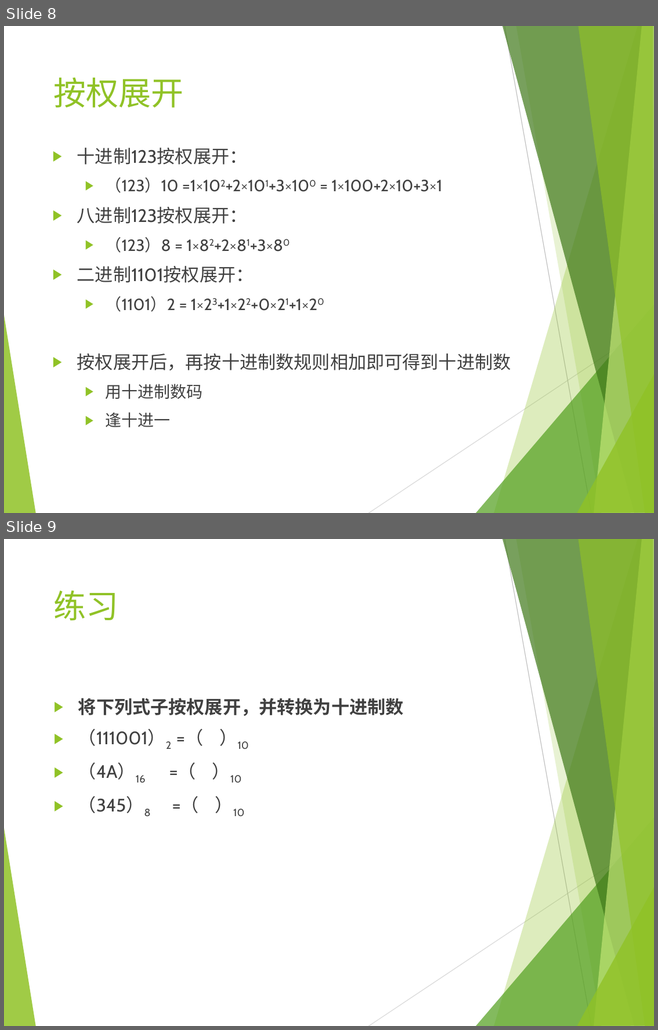
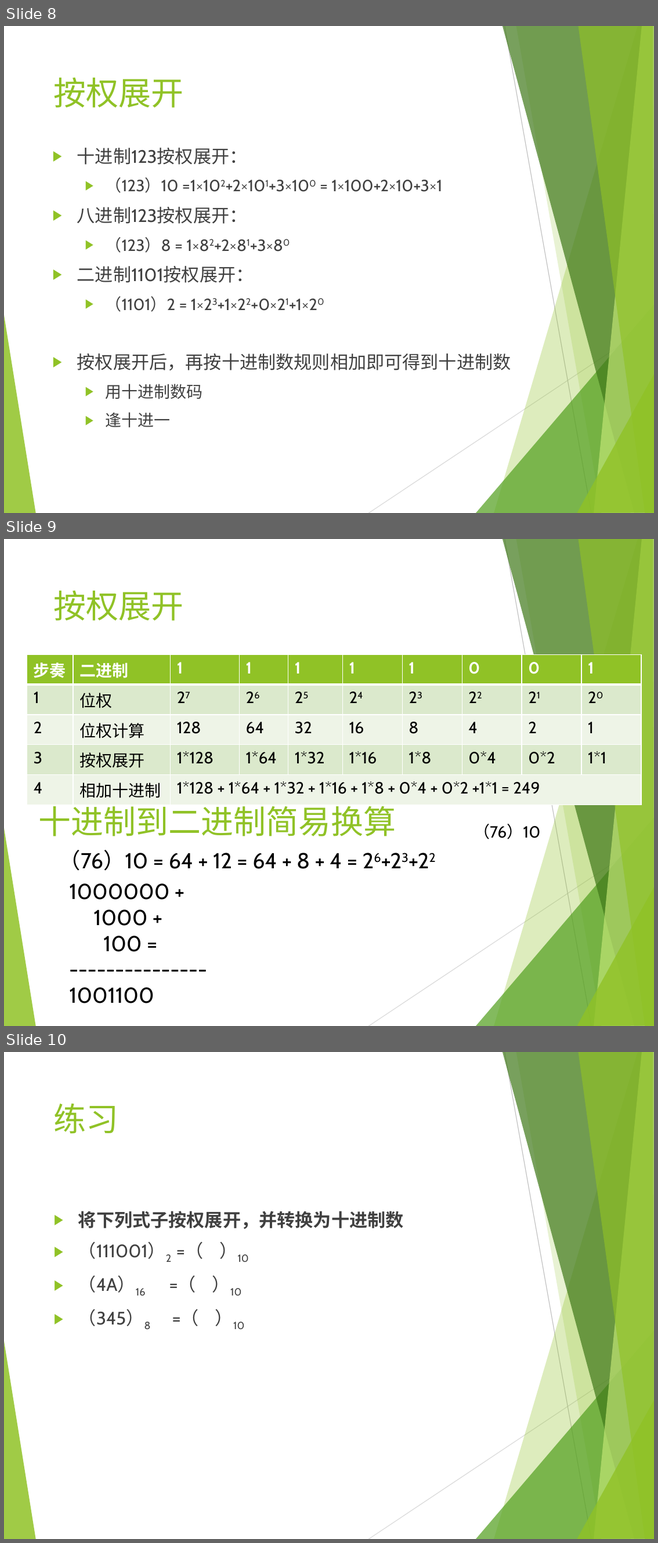
Before and after one commit to wenqn/beike, a slide deck: 学考复习/数制及转换.pptx. Shown one above the other, each under a label of ours: slides 8 and 9 before the commit, slides 8, 9 and 10 after it. The pictures are 658x1030 and 658x1543 pixels, drawn with LibreOffice and Linux fonts; fonts in the diff are those of the drawing. Boxes give left, top, right and bottom in pixels: in the first picture for what was removed or moved away, otherwise in the second. Text is boxed around its words. In the diff, an @@ line names an element or a change of style, - is before the commit and + after.

```diff
--- a/学考复习/数制及转换.pptx
+++ b/学考复习/数制及转换.pptx
@@ slide 9 added at (4,539,654,1026), background #FFFFFF; not listed: 10 template elements that a slide beside it also shows @@
@@ title added at (54,591,184,621), 36 pt, text #90C226 @@
+按权展开
@@ table added at (27,654,641,801), 5 rows, 10 columns @@
+步奏 | 二进制 | 1 | 1 | 1 | 1 | 1 | 0 | 0 | 1
+1 | 位权 | 27 | 26 | 25 | 24 | 23 | 22 | 21 | 20
+2 | 位权计算 | 128 | 64 | 32 | 16 | 8 | 4 | 2 | 1
+3 | 按权展开 | 1*128 | 1*64 | 1*32 | 1*16 | 1*8 | 0*4 | 0*2 | 1*1
+4 | 相加十进制 | 1*128 + 1*64 + 1*32 + 1*16 + 1*8 + 0*4 + 0*2 +1*1 = 249 |  |  |  |  |  |  | 
@@ text added at (39,806,396,837), 36 pt, text #90C226 @@
+十进制到二进制简易换算
@@ text added at (473,824,540,839), 18 pt, text #000000 @@
+（76）10
@@ text added at (59,850,342,871), 24 pt, text #000000 @@
+（76）10 = 64 + 12 = 64 + 8 + 4 = 26+23+22
@@ text added at (69,884,169,1004), 24 pt, text #000000 @@
+1000000 +
+1000 +
+100 =
+---------------
+1001100
@@ what was slide 9 is now slide 10 @@
```
